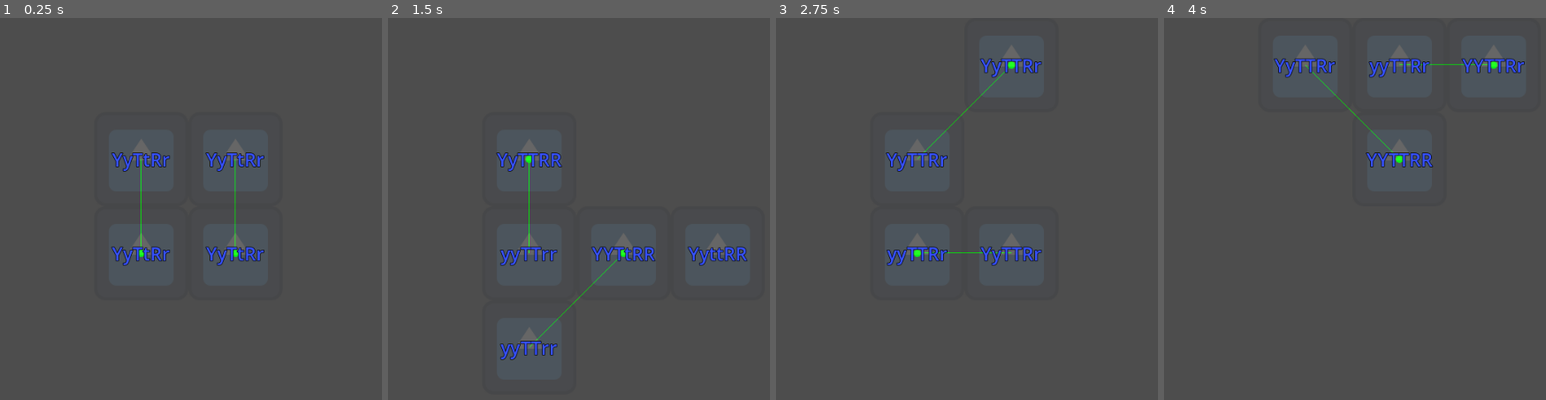
Above: before the commit, frames 1-4 (left to right).
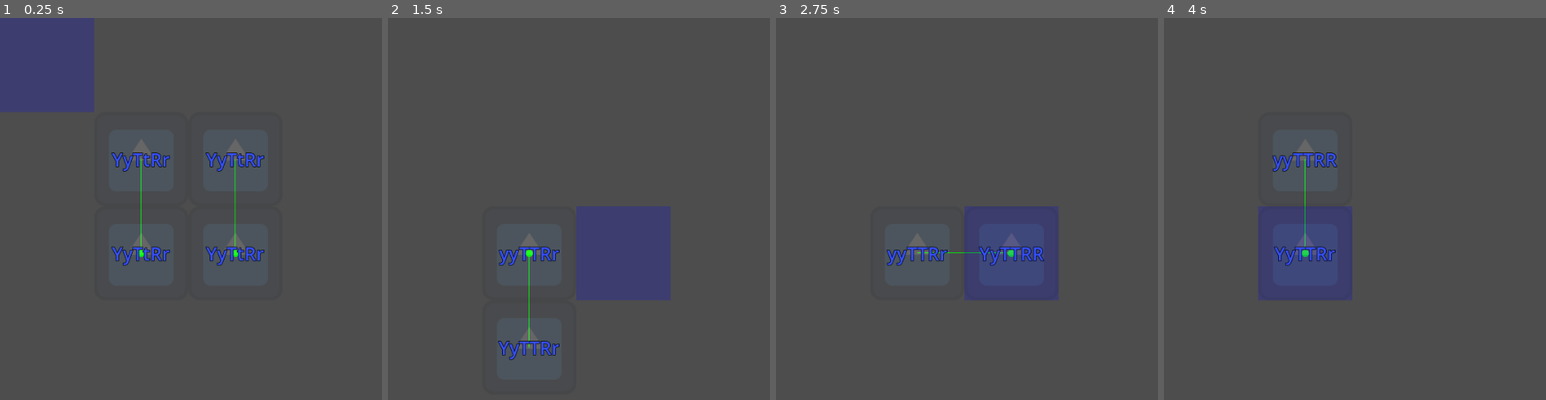
Above: after the commit, the same moments.

Repository: vincentwilliamrodriguez/Inheritopia
Game: Godot game, scene res://scenes/game.tscn
The game is run twice, just before and just after one commit, with the same random seed, the same clock (stepped at 60 frames per second) and the same inputs. The engine's default icon, where the game draws it, is replaced by a stand-in: a white triangle on a blue panel in a dark square.
Inputs:
- Up to frame 1 (0.25 s): no input
- Up to frame 2 (1.5 s): tap Enter at 0.5 s; tap N (next) at 0.6, 1.35 s; tap Space at 1.25 s
- Up to frame 3 (2.75 s): tap Enter at 2 s; tap N (next) at 2.1 s
- Up to frame 4 (4 s): tap Space at 2.75 s; tap N (next) at 2.85, 3.6 s; tap Enter at 3.5 s

The runs differ from the first frame. In frame 1, 6.0% of the frame differs, in the area x 0-25%, y 0-25%; in frame 2, 5.9%; in frame 3, 6.9%; in frame 4, 8.4%, in the area x 24-95%, y 7-74%.

Commit message:
Add basic Event Phase

Diff:
--- a/scripts/Game.gd
+++ b/scripts/Game.gd
@@ -4,6 +4,7 @@
 
 var sunflowers: Array[Sunflower]
 var breeding_orders = []
+var preview_map = 0b01
 
 func _ready():
 	# Initialization
@@ -12,10 +13,8 @@
 		sunflowers.append(sunflower)
 		add_child.call_deferred(sunflower)
 
-
 	for i in len(sunflowers) / 2:
 		breeding_orders.append([i, i + (len(sunflowers) / 2)])
-
 
 
 # Called every frame. 'delta' is the elapsed time since the previous frame.
@@ -26,6 +25,7 @@
 func _unhandled_input(event):
 	if Input.is_action_just_released("next"):
 		next_generation()
+		apply_events()
 
 		for i in len(sunflowers) / 2:
 			breeding_orders.append([i, i + (len(sunflowers) / 2)])
@@ -37,6 +37,10 @@
 
 		draw_line(center_1, center_2, Color.GREEN, 1.0)
 		draw_circle(center_2, 5, Color.GREEN)
+
+	for i in 16:
+		if (preview_map >> i) & 1 == 1:
+			draw_rect(Rect2(g.to_2d_x(i) * 128, g.to_2d_y(i) * 128, 128, 128), Color(0, 0, 1, 0.2))
 
 func new_sunflower(pos, genes):
 	var sunflower = sunflower_class.duplicate()
@@ -66,7 +70,6 @@
 
 		var rand_num = g.rng.randfn(1.2, 0.3) if (order[0] == order[1]) else \
 					   g.rng.randfn(2.2, 0.3)
-
 		var num_of_seed = clampi(roundi(rand_num), 1, 3)
 
 		for n in num_of_seed:
@@ -90,6 +93,7 @@
 		add_child.call_deferred(seed)
 
 	breeding_orders.clear()
+	preview_map = seed_map
 
 func find_free_tile(pos, map):
 	if (map >> pos) & 1 == 0:
@@ -103,3 +107,34 @@
 			return neighbor
 
 	return find_free_tile(neighbors[0], map)
+
+func apply_events():
+	#await get_tree().create_timer(1).timeout
+
+	for event in g.events:
+		if not (event.name == "Storm"):
+			continue
+
+		var perished_sunflowers = []
+
+		for sunflower in sunflowers:
+			var is_dominant = sunflower.genes[event.affected_trait] > 0
+			var survival_chance = event.survival_chances[int(is_dominant)]
+
+			preview_map = 1 << sunflower.pos
+
+			if g.rng.randf() > survival_chance:
+				perished_sunflowers.append(sunflower)
+
+		#await get_tree().create_timer(0.1).timeout
+
+		for sunflower in perished_sunflowers:
+			sunflowers.pop_at(find_index(sunflower))
+			sunflower.queue_free()
+
+func find_index(inp: Sunflower):
+	for i in len(sunflowers):
+		if sunflowers[i].pos == inp.pos:
+			return i
+
+	return -1
--- a/scripts/Sunflower.gd
+++ b/scripts/Sunflower.gd
@@ -4,8 +4,8 @@
 @export var pos: int
 
 func _ready():
-	position.x = g.SQUARE_SIZE * (pos % 4)
-	position.y = g.SQUARE_SIZE * (pos / 4)
+	position.x = g.SQUARE_SIZE * g.to_2d_x(pos)
+	position.y = g.SQUARE_SIZE * g.to_2d_y(pos)
 
 	$Label.text = g.get_genome_text(genes)
 
--- a/scripts/g.gd
+++ b/scripts/g.gd
@@ -4,7 +4,7 @@
 var START_POS = [5, 6, 9, 10]
 var START_GENES = [2, 2, 2]
 
-var rng = RandomNumberGenerator.new()
+var rng: RandomNumberGenerator = RandomNumberGenerator.new()
 var breed_lookup = []
 var neighbors_lookup = []
 
@@ -25,6 +25,11 @@
 		affected_trait = inp_trait
 		survival_chances = inp_chances
 
+class Storm:
+	extends Event
+	var eye_pos: int
+	var dir: int
+
 func _ready():
 	# Initialize breed_lookup
 	for i in 4:
@@ -35,8 +40,8 @@
 	# Initialize neighbors_lookup
 	for i in 16:
 		neighbors_lookup.append([])
-		var cur_x = i % 4
-		var cur_y = i / 4
+		var cur_x = to_2d_x(i)
+		var cur_y = to_2d_y(i)
 
 		for dir_x in [-1, 0, 1]:
 			for dir_y in [-1, 0, 1]:
@@ -46,10 +51,12 @@
 				if not (dir_x == 0 and dir_y == 0) and \
 					   (new_x >= 0 and new_x < 4) and \
 					   (new_y >= 0 and new_y < 4):
-					neighbors_lookup[i].append(new_x + 4 * new_y)
+					neighbors_lookup[i].append(to_1d(new_x, new_y))
 
 	# Initializing events
-	for i in 6:
+	events.append(Storm.new())
+
+	for i in range(1, 6):
 		events.append(Event.new())
 
 	events[0].initialize("Storm", 1, [0.9, 0.7])
@@ -62,6 +69,15 @@
 func _process(delta):
 	pass
 
+
+func to_1d(x: int, y: int):
+	return x + 4 * y
+
+func to_2d_x(n: int):
+	return n % 4
+
+func to_2d_y(n: int):
+	return n / 4
 
 func monohybrid_cross(gene_1: int, gene_2: int):
 	var res = []
